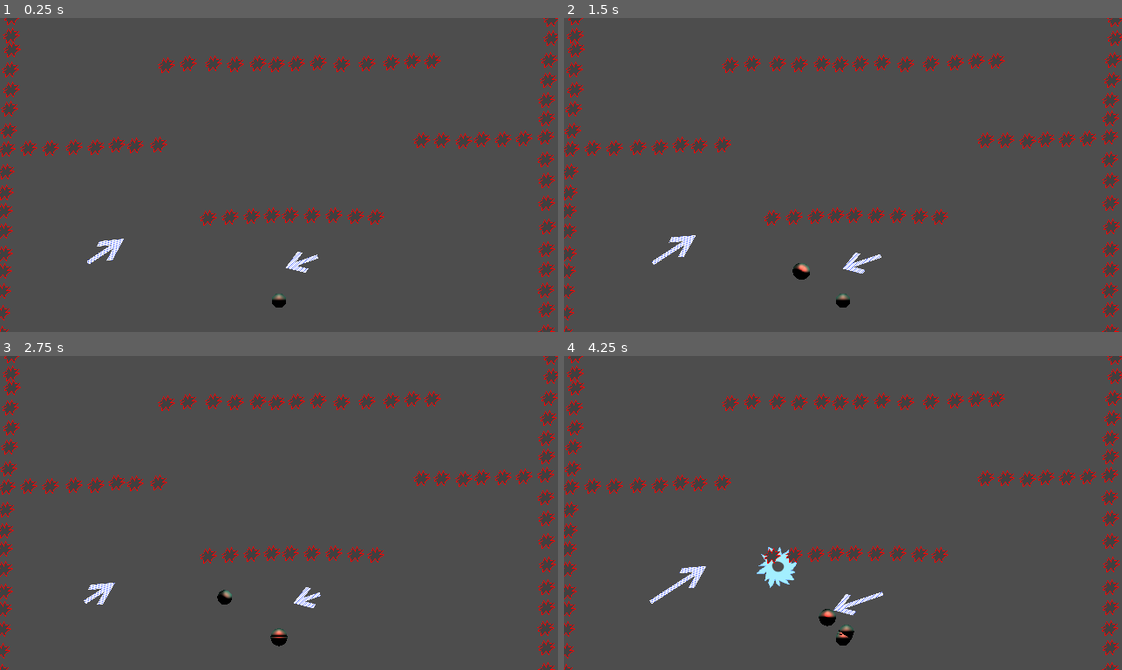
Above: before the commit, frames 1-4 (two rows, left to right).
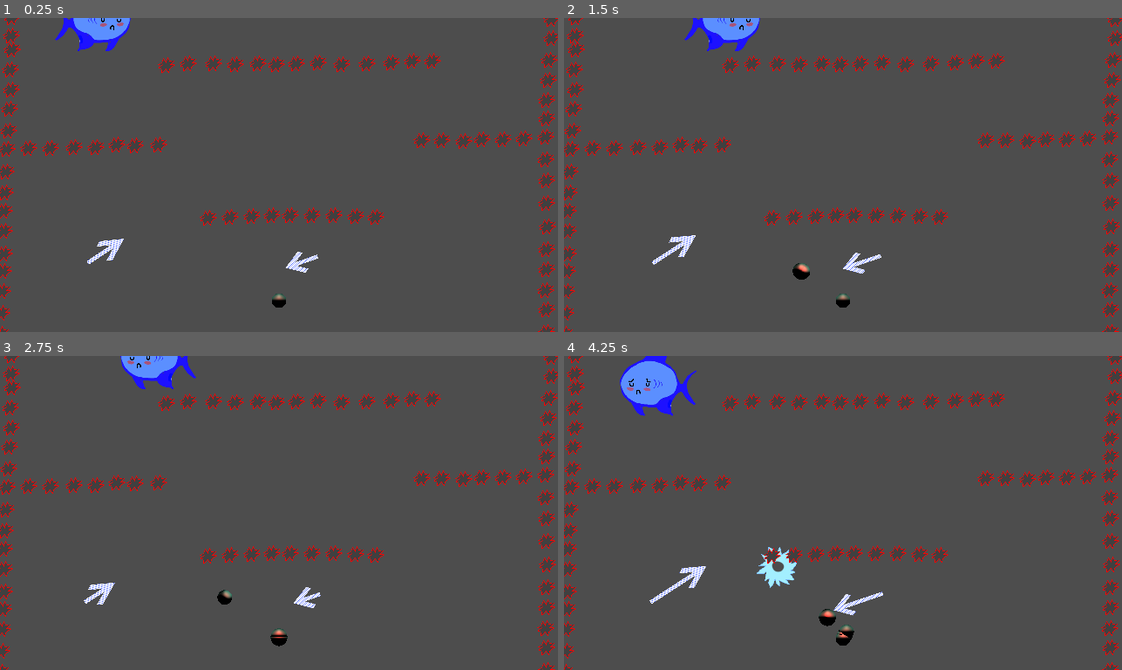
Above: after the commit, the same moments.

Repository: Raattis/ggj25
Game: Godot game, scene res://riku/maailma.tscn
The game is run twice, just before and just after one commit, with the same random seed, the same clock (stepped at 60 frames per second) and the same inputs. The engine's default icon, where the game draws it, is replaced by a stand-in: a white triangle on a blue panel in a dark square.
Inputs (mouse positions are in pixels of both pictures, inside the frame that each line leads up to):
- Up to frame 1 (0.25 s): no input
- Up to frame 2 (1.5 s): move the mouse to (965, 159) at 0.52 s; hold Space (launch) 0.53-1.28 s; move the mouse to (731, 190) at 1.27 s; tap Middle mouse button (move_camera) at 1.35 s
- Up to frame 3 (2.75 s): move the mouse to (334, 443) at 2.02 s; hold Right mouse button (remove) from 2.03 s (still down)
- Up to frame 4 (4.25 s): move the mouse to (815, 575) at 2.77 s; release Right mouse button (remove) at 2.78 s; click (815, 575) at 2.85 s; move the mouse to (1010, 560) at 3.52 s; hold Space (launch) from 3.53 s (still down)

The runs differ from the first frame. In frame 1, 0.9% of the frame differs, in the area x 9-24%, y 0-11%; in frame 2, 0.9%; in frame 3, 0.9%; in frame 4, 1.6%, in the area x 10-24%, y 0-20%.

Commit message:
Laatu koodia
Laatu takuu :+1:

Diff:
--- a/godot-project/riku/cluster.gd
+++ b/godot-project/riku/cluster.gd
@@ -89,7 +89,8 @@
 	if (body as StaticBody2D).collision_layer & (1<<3) != 0:
 		destroy()
 	if (body as StaticBody2D).collision_layer & (1<<4) != 0:
-		print("you win!")
+		get_parent().get_parent().find_child("the kalanen").etippä_toi(self);
+		print("Kalanen hengitti kuplan!")
 
 func find_closest_spot(pos: Vector2, radius: float) -> Vector2:
 	var closest_dist :float= INF
--- a/godot-project/riku/maailma.tscn
+++ b/godot-project/riku/maailma.tscn
@@ -9,6 +9,7 @@
 [ext_resource type="PackedScene" uid="uid://c1iba0jrj8j7w" path="res://riku/win_plane.tscn" id="6_1f6c8"]
 [ext_resource type="PackedScene" uid="uid://pibjdynkpeer" path="res://vesa/poks.tscn" id="8_w20kg"]
 [ext_resource type="PackedScene" uid="uid://c6xc05f84igpk" path="res://vesa/virtanen.tscn" id="9_3c7bh"]
+[ext_resource type="PackedScene" uid="uid://b684m0s4us8kb" path="res://vesa/kalanen.tscn" id="10_em6w7"]
 
 [node name="maailma" type="Node2D"]
 
@@ -298,4 +299,6 @@
 rotation = 2.80721
 scale = Vector2(0.137064, 0.090799)
 
+[node name="the kalanen" parent="." instance=ExtResource("10_em6w7")]
+
 [connection signal="body_entered" from="cluster" to="cluster" method="_on_body_entered"]
--- a/godot-project/vesa/kalanen.gd
+++ b/godot-project/vesa/kalanen.gd
@@ -12,9 +12,28 @@
 var maailman_yläraja_x = 600;
 var maailman_alaraja_y = 30;
 var maailman_yläraja_y = 70;
+var kuplan_metästys_kesken = false;
+var kupla_kohde_sijainti := Vector2(0,0);
+
+func etippä_toi(kuplunen : Cluster):
+	kupla_kohde_sijainti = kuplunen.position
+	kuplan_metästys_kesken = true;
+	kuplunen.position
+	olen_toimeton =false;
 
 func _ready():
 	kalan_koko = scale;
+
+func kuplan_metsästys_tilanpäivitys(delta : float):
+	var direction := Vector2(kupla_kohde_sijainti - position).normalized();
+	var magnitude := sqrt((direction.x* direction.x) + (direction.y*direction.y));
+	var unit_vector := direction / magnitude;
+	var kupla_etäisyys = kupla_kohde_sijainti.distance_to(position)
+	if kupla_etäisyys > 10:
+		position += unit_vector * delta * 650;
+	else:
+		kuplan_metästys_kesken = false;
+		olen_toimeton = true;
 
 func toimeton_elämäntila_tilannepäivitys(delta: float):
 	aika_toimettomana += delta;
@@ -44,3 +63,6 @@
 func _process(delta: float):
 	if(olen_toimeton):
 		toimeton_elämäntila_tilannepäivitys(delta);;;;
+
+	if kuplan_metästys_kesken:
+		kuplan_metsästys_tilanpäivitys(delta);
Not shown: 1 places in godot-project/riku/maailma.tscn that only renumber resources
Not shown, added: godot-project/vesa/kalanen.tscn1216569333.tmp
Not shown, added: godot-project/vesa/kalanen.tscn1242997429.tmp
Not shown, added: godot-project/vesa/kalanen.tscn1270108775.tmp
